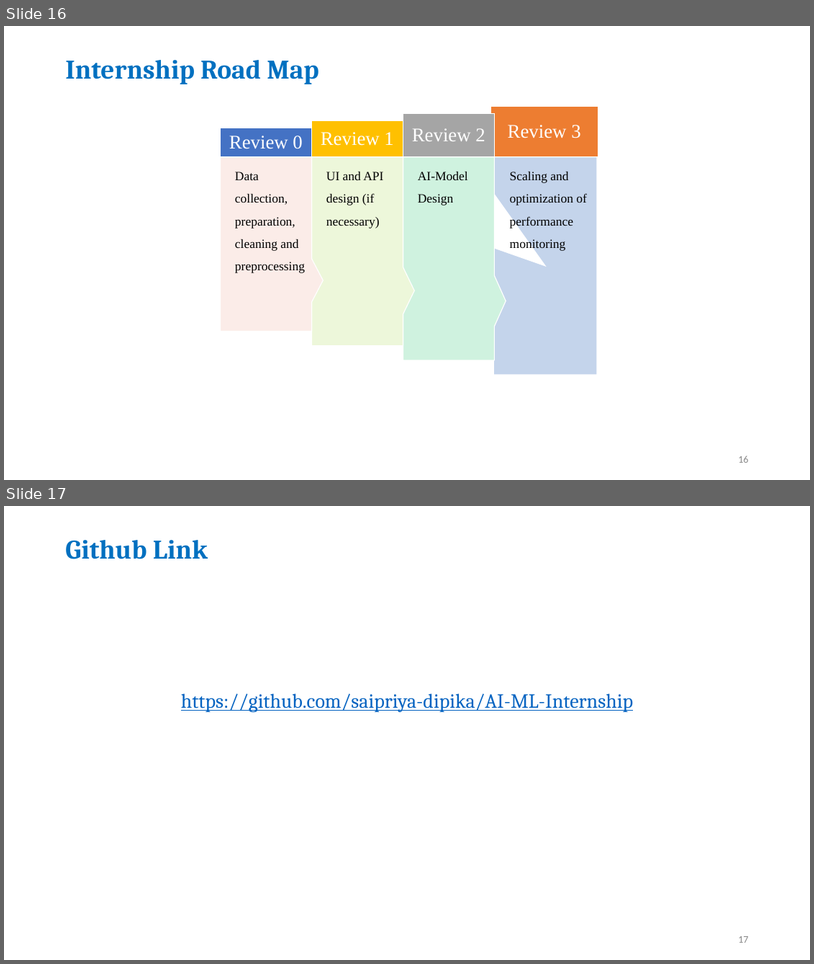
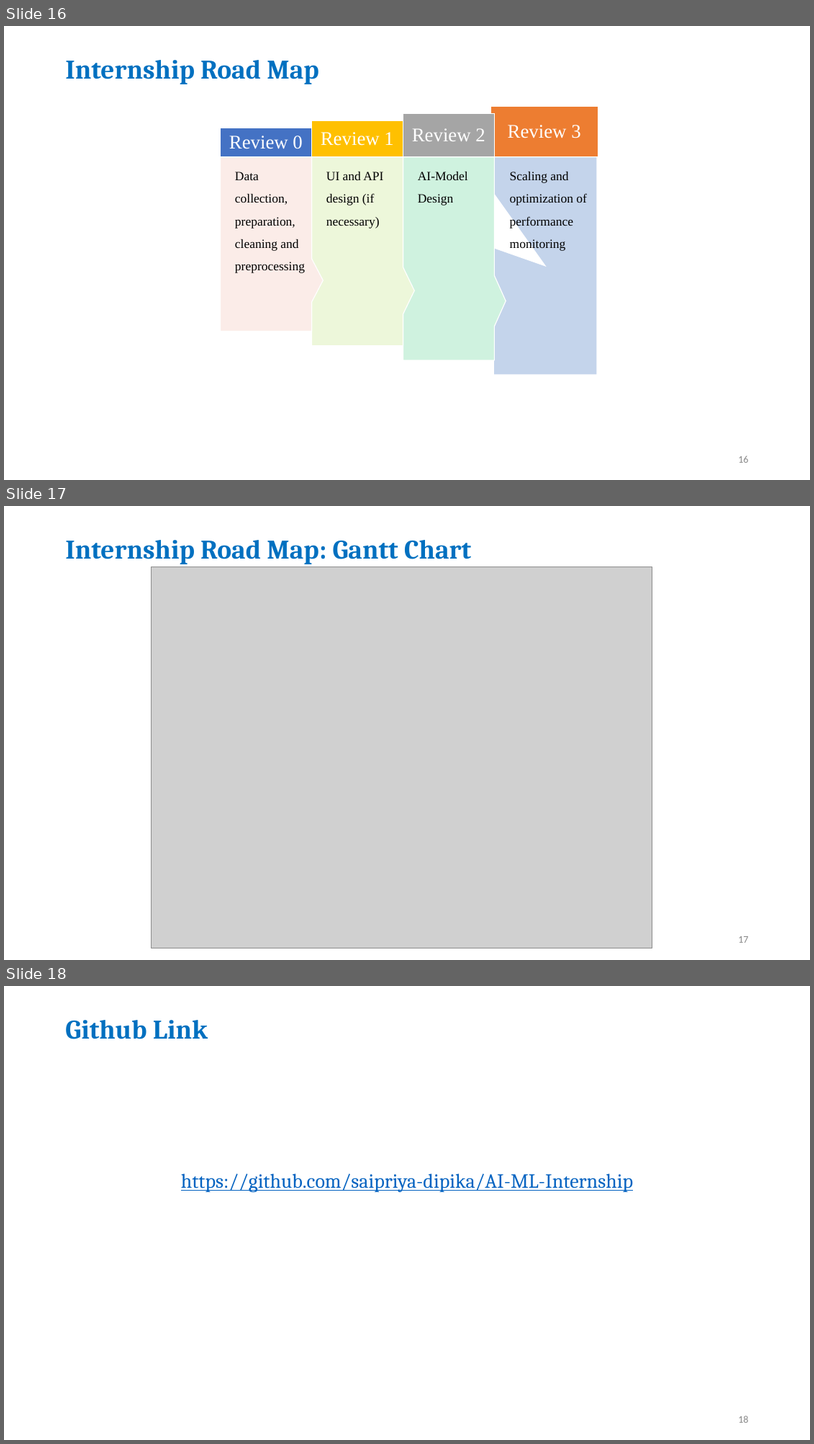
Before and after one commit to saipriya-dipika/AI-ML-Internship, a slide deck: Review 1 PPT.pptx. Shown one above the other, each under a label of ours: slides 16 and 17 before the commit, slides 16, 17 and 18 after it. The pictures are 814x964 and 814x1444 pixels, drawn with LibreOffice and Linux fonts; fonts in the diff are those of the drawing; grey boxes stand for pictures; background and template pictures are left out. Boxes give left, top, right and bottom in pixels: in the first picture for what was removed or moved away, otherwise in the second. Text is boxed around its words. In the diff, an @@ line names an element or a change of style, - is before the commit and + after.

```diff
--- a/Review 1 PPT.pptx
+++ b/Review 1 PPT.pptx
@@ slide 17 added at bbox=[4, 506, 810, 960], background #FFFFFF @@
@@ title added at bbox=[65, 540, 471, 564], 32 pt, text #0070C0, bold @@
+Internship Road Map: Gantt Chart
@@ picture added at bbox=[151, 567, 652, 948] @@
@@ page number added at bbox=[738, 936, 748, 942], 12 pt, text #898989 @@
+17
@@ what was slide 17 is now slide 18 @@
@@ page number at bbox=[738, 1415, 748, 1422]: text changed @@
-17
+18
```
Also in this commit, not shown: 2 slides changed.
